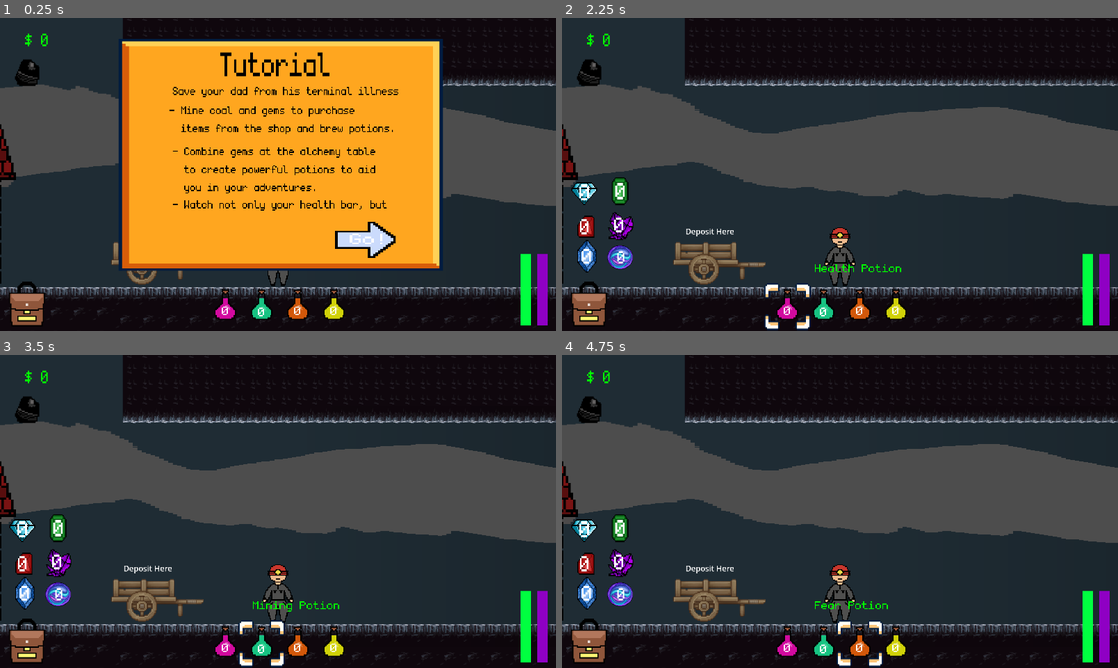
Above: before the commit, frames 1-4 (two rows, left to right).
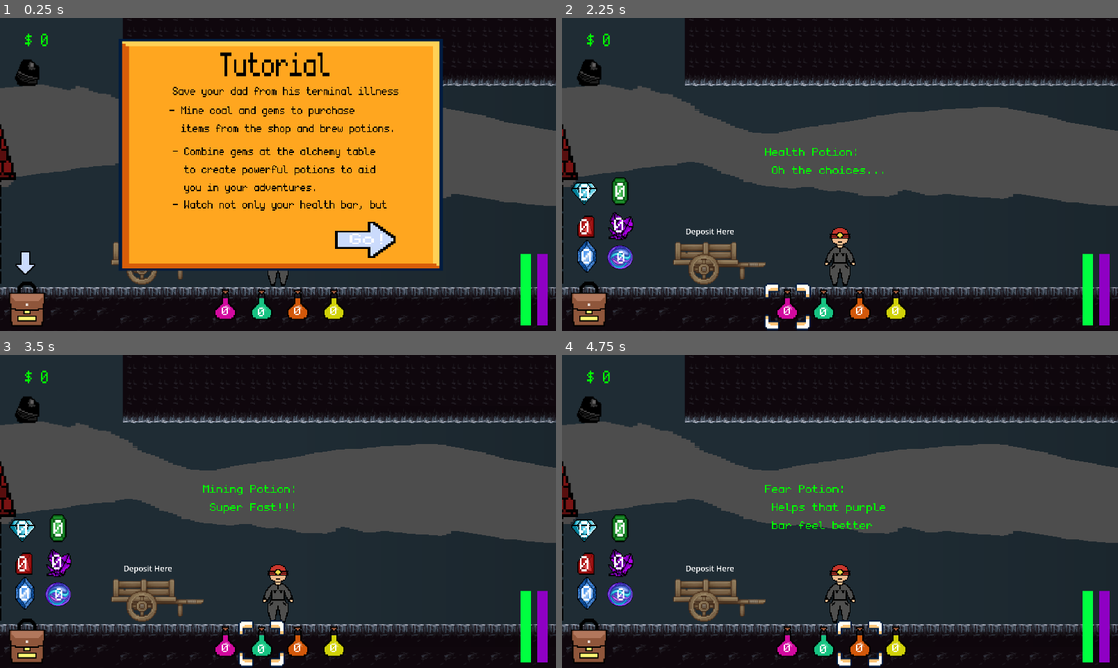
Above: after the commit, the same moments.

Repository: Jrees98/Pirate_Jam_15
Game: Godot game, scene res://Scenes/main.tscn
Two runs of this game, one before a commit and one after it. Both use one fixed random seed, a clock stepped at 60 frames per second and the inputs below. The project has no main scene, so this scene is started directly.
Inputs (mouse positions are in pixels of both pictures, inside the frame that each line leads up to):
- Up to frame 1 (0.25 s): no input
- Up to frame 2 (2.25 s): click (923, 240) at 0.5 s; click (589, 309) at 1.25 s; click (789, 312) at 2 s
- Up to frame 3 (3.5 s): click (261, 649) at 2.75 s
- Up to frame 4 (4.75 s): click (895, 649) at 3.5 s; click (862, 649) at 4.25 s

The runs differ from the first frame. In frame 1, 0.2% of the frame differs, in the area x 2-7%, y 74-82%; in frame 2, 0.4%; in frame 3, 0.3%; in frame 4, 0.5%, in the area x 36-59%, y 41-82%.

Commit message:
add a lot

Diff:
--- a/Global.gd
+++ b/Global.gd
@@ -1,6 +1,7 @@
 extends Node
 
 var sanity_bar_amount
+var in_second_area : bool
 
 var total_coal : int
 var total_gems : int
--- a/Scenes/alchemist.tscn
+++ b/Scenes/alchemist.tscn
@@ -653,10 +653,10 @@
 
 [node name="ToolTip" type="Label" parent="PotionsUI"]
 visible = false
-offset_left = 1047.0
-offset_top = 1001.0
-offset_right = 1087.0
-offset_bottom = 1024.0
+offset_left = 842.0
+offset_top = 519.0
+offset_right = 882.0
+offset_bottom = 542.0
 scale = Vector2(4.66008, 4.70319)
 theme_override_colors/font_color = Color(0, 1, 0, 1)
 theme_override_fonts/font = ExtResource("7_kwlbv")
--- a/Scenes/main.tscn
+++ b/Scenes/main.tscn
@@ -51,6 +51,8 @@
 width = 6000
 height = 500
 
+[sub_resource type="CircleShape2D" id="CircleShape2D_70veu"]
+
 [node name="Main" type="Node2D"]
 position = Vector2(1, 0)
 script = ExtResource("1_q3ypa")
@@ -194,7 +196,7 @@
 position = Vector2(-938, 293)
 
 [node name="MiningNode" parent="." instance=ExtResource("4_c3t3l")]
-position = Vector2(-91, 281)
+position = Vector2(2626, 290)
 
 [node name="TileMap" parent="." instance=ExtResource("4_qtfcr")]
 
@@ -245,15 +247,31 @@
 autoplay = true
 max_distance = 20000.0
 
-[node name="DirectionalLight2D" type="DirectionalLight2D" parent="."]
-visible = false
-energy = 0.42
-blend_mode = 1
-
 [node name="MinesLight" type="PointLight2D" parent="."]
 position = Vector2(2071, 157)
 blend_mode = 1
 texture = SubResource("GradientTexture2D_uo2ff")
+
+[node name="second_area" type="Area2D" parent="."]
+collision_layer = 0
+collision_mask = 2
+
+[node name="CollisionShape2D" type="CollisionShape2D" parent="second_area"]
+position = Vector2(2626, 301)
+scale = Vector2(11.3343, 8.68287)
+shape = SubResource("CircleShape2D_70veu")
+
+[node name="MiningNode2" parent="." instance=ExtResource("4_c3t3l")]
+position = Vector2(601, 288)
+
+[node name="Label" type="Label" parent="."]
+offset_left = 487.0
+offset_top = 152.0
+offset_right = 625.0
+offset_bottom = 175.0
+scale = Vector2(1.90164, 3.40322)
+theme_override_fonts/font = ExtResource("10_bleom")
+text = "Continue further to find gems!"
 
 [connection signal="pressed" from="GameOver/PlayAgain/PlayAgainButton" to="." method="_on_play_again_button_pressed"]
 [connection signal="pressed" from="Tutorial/Background/GoButton" to="." method="_on_go_button_pressed"]
@@ -269,3 +287,5 @@
 [connection signal="timeout" from="House/Timer" to="." method="_on_timer_timeout"]
 [connection signal="body_entered" from="MiningArea" to="." method="_on_mining_area_body_entered"]
 [connection signal="body_exited" from="MiningArea" to="." method="_on_mining_area_body_exited"]
+[connection signal="body_entered" from="second_area" to="." method="_on_second_area_body_entered"]
+[connection signal="body_exited" from="second_area" to="." method="_on_second_area_body_exited"]
--- a/Scenes/player.tscn
+++ b/Scenes/player.tscn
@@ -14,6 +14,7 @@
 [ext_resource type="Texture2D" uid="uid://pdom4vs0mqf6" path="res://Assets/Untitled 20.png" id="11_vpsep"]
 [ext_resource type="Texture2D" uid="uid://hryl0q3e7hr6" path="res://Assets/opal.png" id="12_ht1iw"]
 [ext_resource type="Texture2D" uid="uid://46wyfoxca4u0" path="res://Assets/backpack.png" id="13_f76i6"]
+[ext_resource type="Texture2D" uid="uid://dxw4ehiic2cl7" path="res://Assets/arrow.png" id="15_62s8n"]
 
 [sub_resource type="AtlasTexture" id="AtlasTexture_2utf6"]
 atlas = ExtResource("4_imsym")
@@ -153,6 +154,27 @@
 fill = 1
 fill_from = Vector2(0.56422, 0.555046)
 fill_to = Vector2(0.568807, 0.123853)
+
+[sub_resource type="Animation" id="Animation_cjjfo"]
+resource_name = "arrow_move"
+loop_mode = 2
+tracks/0/type = "value"
+tracks/0/imported = false
+tracks/0/enabled = true
+tracks/0/path = NodePath("RockNodeUI/Arrow:position")
+tracks/0/interp = 1
+tracks/0/loop_wrap = true
+tracks/0/keys = {
+"times": PackedFloat32Array(0, 1),
+"transitions": PackedFloat32Array(1, 1),
+"update": 0,
+"values": [Vector2(105, 1014), Vector2(105, 900)]
+}
+
+[sub_resource type="AnimationLibrary" id="AnimationLibrary_jxh7j"]
+_data = {
+"arrow_move": SubResource("Animation_cjjfo")
+}
 
 [node name="Player" type="CharacterBody2D" groups=["player"]]
 collision_layer = 2
@@ -360,6 +382,13 @@
 theme_override_styles/focus = SubResource("StyleBoxEmpty_an1ty")
 toggle_mode = true
 
+[node name="Arrow" type="Sprite2D" parent="RockNodeUI"]
+position = Vector2(105, 900)
+rotation = 3.14159
+scale = Vector2(4, 4)
+texture = ExtResource("15_62s8n")
+hframes = 2
+
 [node name="Camera2D" type="Camera2D" parent="."]
 zoom = Vector2(2, 2)
 limit_top = -200
@@ -376,6 +405,12 @@
 energy = 4.89
 texture = SubResource("GradientTexture2D_g1s3g")
 
+[node name="AnimationPlayer" type="AnimationPlayer" parent="."]
+libraries = {
+"": SubResource("AnimationLibrary_jxh7j")
+}
+autoplay = "arrow_move"
+
 [connection signal="timeout" from="RockNodeUI/SanityBar/RegainEnergy" to="." method="_on_regain_energy_timeout"]
 [connection signal="timeout" from="RockNodeUI/SanityBar/LoseEnergy" to="." method="_on_lose_energy_timeout"]
 [connection signal="pressed" from="RockNodeUI/BackpackToggleButton/GemsToggleButton" to="." method="_on_gems_toggle_button_pressed"]
--- a/Scripts/alchemist.gd
+++ b/Scripts/alchemist.gd
@@ -16,7 +16,7 @@
 var total_fear_potions : int
 
 var potion_recipes = {
-	"Health Potion": "Diamond Emerald Ruby",
+	"Health Potion": "Diamond Emerald Sapphire",
 	"Mining Potion": "Amethyst Diamond Sapphire",
 	"Luck Potion": "Amethyst Diamond Ruby",
 	"Fear Potion": "Emerald Ruby Sapphire"
@@ -277,7 +277,7 @@
 func _on_luck_potion_button_mouse_entered():
 	$PotionsUI/LuckPotion/LuckPotionSelector.show()
 	$PotionsUI/ToolTip.show()
-	$PotionsUI/ToolTip.text = "Luck Potion"
+	$PotionsUI/ToolTip.text = "Luck Potion: \n I wonder what gems \n I can find with this active"
 
 func _on_luck_potion_button_mouse_exited():
 	$PotionsUI/LuckPotion/LuckPotionSelector.hide()
@@ -311,7 +311,7 @@
 func _on_mining_potion_button_mouse_entered():
 	$PotionsUI/MiningPotion/MiningPotionSelector.show()
 	$PotionsUI/ToolTip.show()
-	$PotionsUI/ToolTip.text = "Mining Potion"
+	$PotionsUI/ToolTip.text = "Mining Potion: \n Super Fast!!!"
 
 
 func _on_mining_potion_button_mouse_exited():
@@ -351,7 +351,7 @@
 func _on_fear_potion_button_mouse_entered():
 	$PotionsUI/FearPotion/FearPotionSelector.show()
 	$PotionsUI/ToolTip.show()
-	$PotionsUI/ToolTip.text = "Fear Potion"
+	$PotionsUI/ToolTip.text = "Fear Potion: \n Helps that purple \n bar feel better"
 
 func _on_fear_potion_button_mouse_exited():
 	$PotionsUI/FearPotion/FearPotionSelector.hide()
@@ -372,7 +372,7 @@
 func _on_health_potion_button_mouse_entered():
 	$PotionsUI/HealthPotion/HealthPotionSelector.show()
 	$PotionsUI/ToolTip.show()
-	$PotionsUI/ToolTip.text = "Health Potion"
+	$PotionsUI/ToolTip.text = "Health Potion: \n Oh the choices..."
 
 
 func _on_health_potion_button_mouse_exited():
--- a/Scripts/main.gd
+++ b/Scripts/main.gd
@@ -15,7 +15,7 @@
 	Global.sanity_bar_amount = 5
 
 	Global.gem_price = 5
-	Global.coal_price = 2
+	Global.coal_price = 4
 
 	Global.total_coins = 0
 
@@ -65,6 +65,8 @@
 func end_game():
 	print("Game Over")
 	$GameOver.show()
+	$Shop/CanvasLayer.hide()
+	$Alchemist/CanvasLayer.hide()
 	get_tree().paused = true
 
 
@@ -119,7 +121,7 @@
 
 
 func _on_shop_lantern_purchased():
-	Global.sanity_bar_amount = Global.sanity_bar_amount/2
+	Global.sanity_bar_amount = Global.sanity_bar_amount/1.5
 	$Player/LanternLight.show()
 
 
@@ -134,3 +136,11 @@
 func _on_go_button_pressed():
 	$Tutorial.hide()
 	get_tree().paused = false
+
+
+func _on_second_area_body_entered(body):
+	Global.in_second_area = true
+
+
+func _on_second_area_body_exited(body):
+	Global.in_second_area = false
--- a/Scripts/mining_node.gd
+++ b/Scripts/mining_node.gd
@@ -40,15 +40,41 @@
 	$MiningCoolDown.start()
 
 func _on_mining_cool_down_timeout():
-		gem_chance()
 		coal_chance()
+		if Global.in_second_area == true:
+			gem_chance_2()
+		else:
+			gem_chance()
+
 
 func coal_chance():
 	var number = rng.randi_range(1,Global.coal_chance)
 	if number == 1:
-		Global.total_coal +=1
+		if Global.in_second_area:
+			Global.total_coal += 1
+		else:
+			Global.total_coal += 1
 
 func gem_chance():
+	var number = rng.randi_range(1,Global.blue_gem_chance * 2)
+	var greenNumber = rng.randi_range(1, Global.emerald_chance * 2)
+	var purpleNumber = rng.randi_range(1, Global.amethyst_chance * 2)
+	var redNumber = rng.randi_range(1, Global.ruby_chance * 2)
+	var whiteNumber = rng.randi_range(1, Global.sapphire_chance * 2)
+	var opalNumber = rng.randi_range(1, Global.opal_chance * 2)
+
+	if number == 1:
+		Global.total_gems +=1
+	if greenNumber == 1:
+		Global.total_greengem += 1
+	if purpleNumber == 1:
+		Global.total_purplegem += 1
+	if redNumber == 1:
+		Global.total_redgem += 1
+	if whiteNumber == 1:
+		Global.total_whitegem += 1
+
+func gem_chance_2():
 	var number = rng.randi_range(1,Global.blue_gem_chance)
 	var greenNumber = rng.randi_range(1, Global.emerald_chance)
 	var purpleNumber = rng.randi_range(1, Global.amethyst_chance)
--- a/Scripts/player.gd
+++ b/Scripts/player.gd
@@ -78,9 +78,12 @@
 	if current_sanity <= 0:
 		$RockNodeUI/ProgressBar.value -= 10
 
-
+var arrow_done = false
 var show_inventory = false
 func _on_gems_toggle_button_pressed():
+	if arrow_done == false:
+		$RockNodeUI/Arrow.queue_free()
+	arrow_done = true
 	if show_inventory == false:
 		$RockNodeUI/HBoxContainer.show()
 		show_inventory = true
@@ -88,6 +91,7 @@
 		$RockNodeUI/HBoxContainer.hide()
 		show_inventory = false
 
+
 signal health_gone
 func _on_health_tracker_timeout():
 	if $RockNodeUI/ProgressBar.value < 1:
--- a/Scripts/shop.gd
+++ b/Scripts/shop.gd
@@ -169,6 +169,7 @@
 		Global.total_coins = Global.total_coins - minecart_cost
 		$CanvasLayer/Panel/Minecart.queue_free()
 		Global.purchased_minecart = true
+		Global.move_speed = 3000
 
 ################## MINECART BUTTON END ######################
 
Not shown: 1 places in Scenes/main.tscn that only renumber resources
Not shown: 1 places in Scenes/player.tscn that only renumber resources
